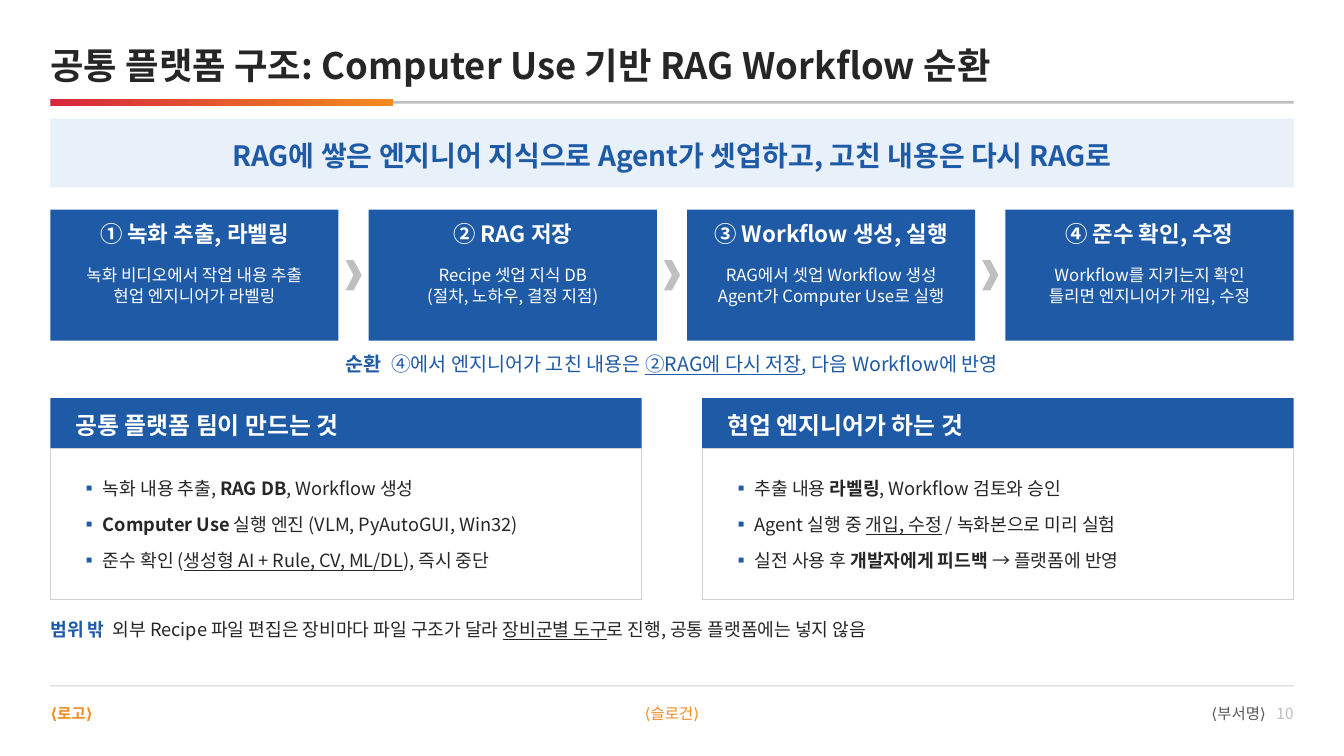
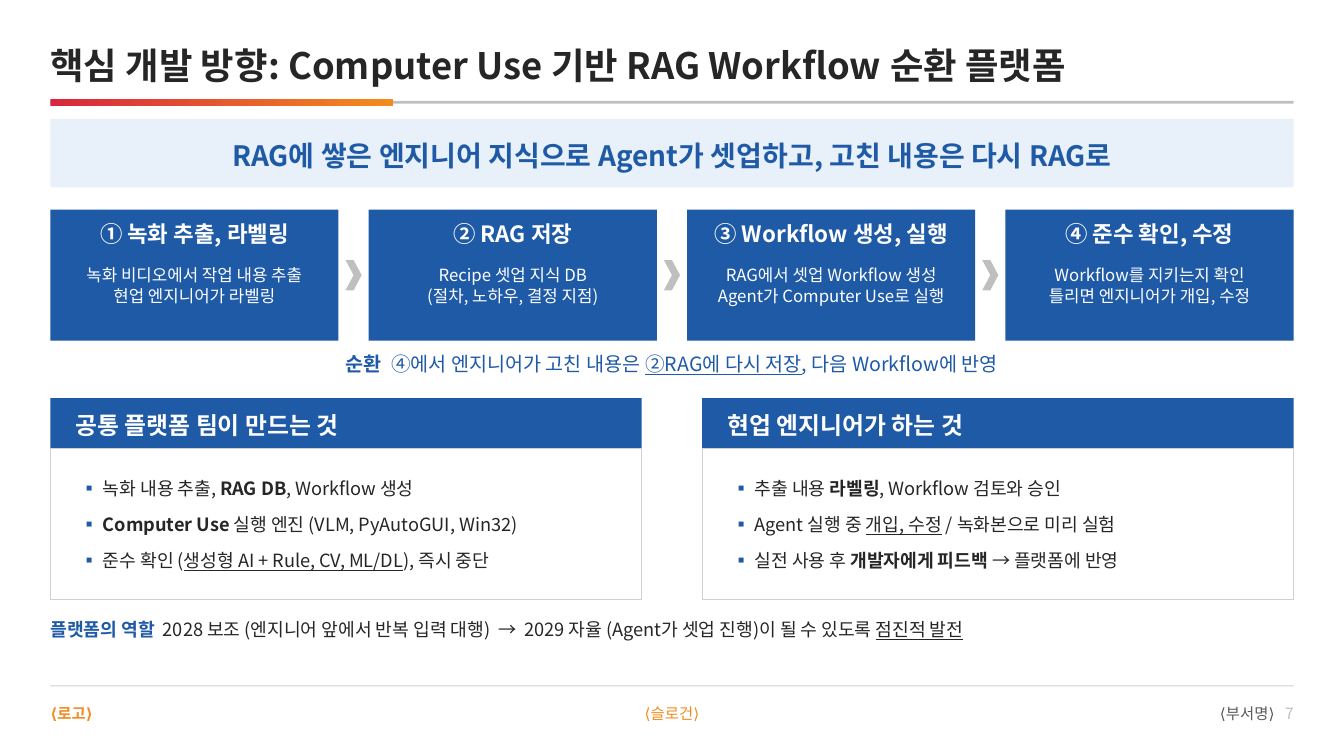
Before and after one commit to DarrenKoi/pm_notes, a slide deck: slide 7 of my-task/arc-tf/deliverables/arc-tf-team-full.pptx (slide 10 before the commit). Drawn at 1344x756 pixels with LibreOffice and Linux fonts; fonts in the diff are those of the drawing. Boxes give left, top, right and bottom in pixels: in the first picture for what was removed or moved away, otherwise in the second. Text is boxed around its words. In the diff, an @@ line names an element or a change of style, - is before the commit and + after.

```diff
--- a/my-task/arc-tf/deliverables/arc-tf-team-full.pptx
+++ b/my-task/arc-tf/deliverables/arc-tf-team-full.pptx
@@ text at <box>50,48,1065,87</box>: text changed @@
-공통 플랫폼 구조: Computer Use 기반 RAG Workflow 순환
+핵심 개발 방향: Computer Use 기반 RAG Workflow 순환 플랫폼
@@ text at <box>50,620,963,641</box>: text changed @@
-범위 밖 외부 Recipe 파일 편집은 장비마다 파일 구조가 달라 장비군별 도구로 진행, 공통 플랫폼에는 넣지 않음
+플랫폼의 역할 2028 보조 (엔지니어 앞에서 반복 입력 대행) → 2029 자율 (Agent가 셋업 진행)이 될 수 있도록 점진적 발전
@@ text at <box>1226,706,1294,720</box>: text changed @@
-⟨부서명⟩ 10
+⟨부서명⟩ 7
```
Also in this commit, not shown: 11 other slides changed, 3 slides removed, 9 other files.
